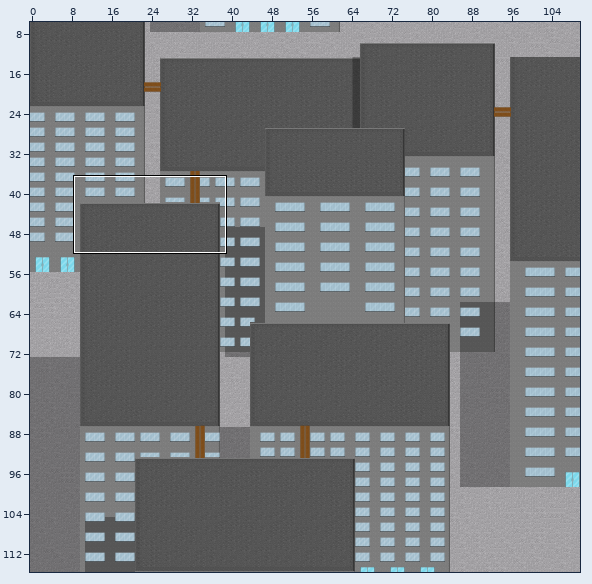
One commit to this Tiled map (JSON): main/resources/worlds/RooftopMid.json. Above: a wide view before the commit, with the close-up outlined.
Close-up. Earlier state:
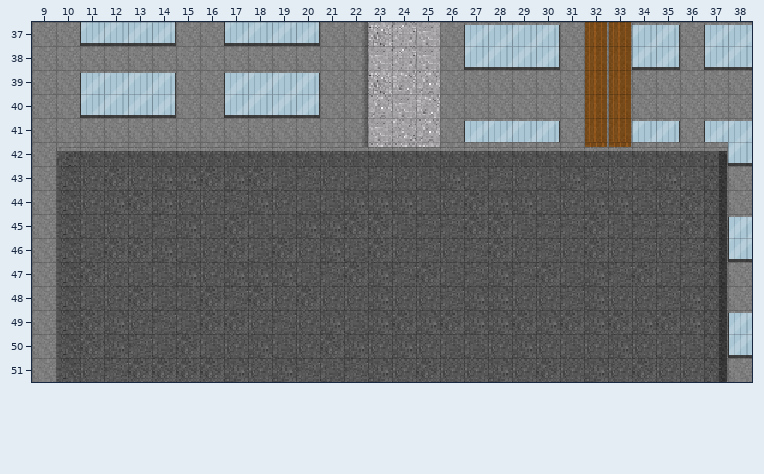
Cells are 16x16 px. Shown: x 9..38, y 37..51. The commit also changed other parts of the map, which this record leaves out.
Once edited:
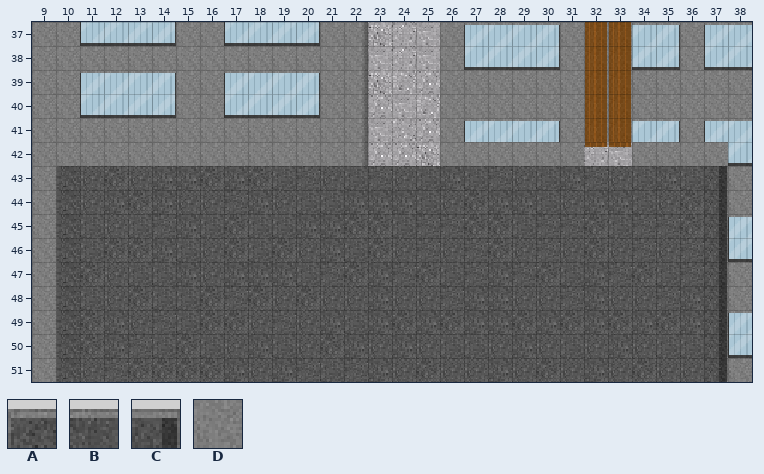
Key: from "Roof": A 0, B 1, C 2, D 13.
_ is an empty cell, . an unchanged one.
Changes in this commit:
--- layer "Ground 1"
@@ x 32..33 @@
-42 DD
+42 __
--- layer "Ground 2" (now hidden)
@@ x 10..37 @@
-42 ABBBBBBBBBBBBBBBBBBBBBBBBBBC
+42 ____________________________
